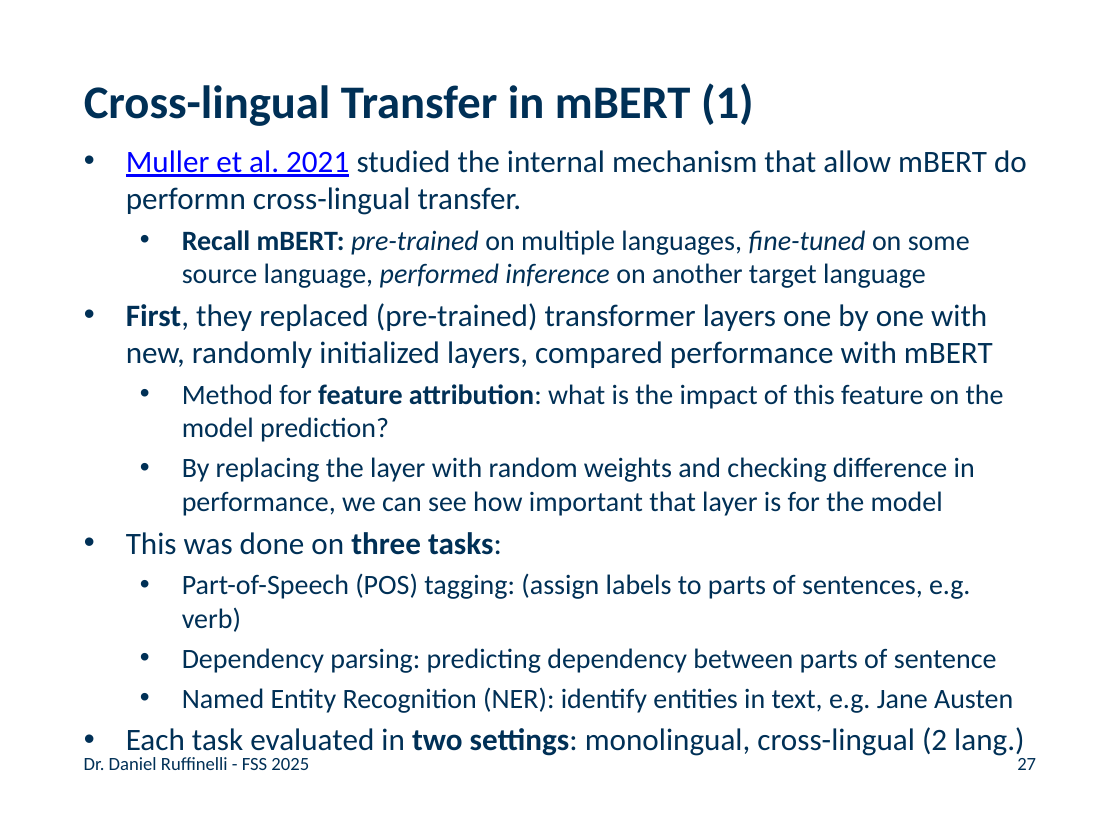
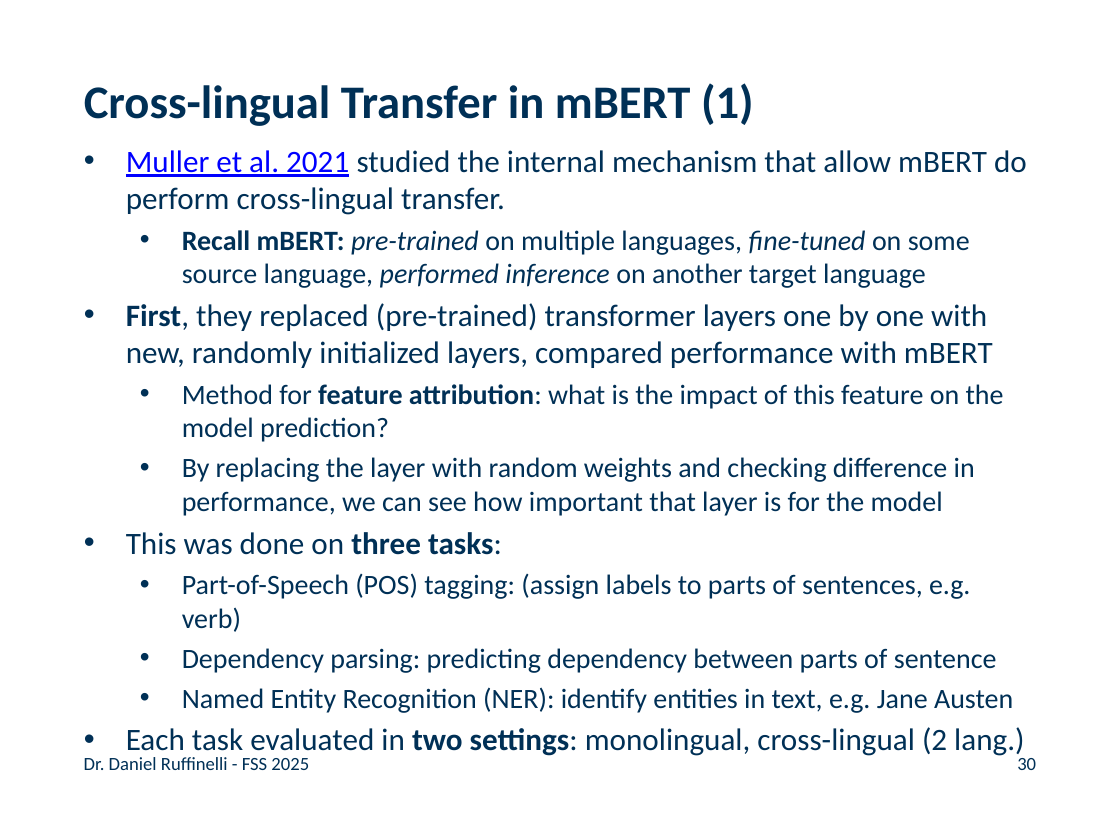
Before and after one commit to rufex2001/teaching_llms, a slide deck: slide 30 of lectures/09_multilingual_nlp/09_multilingual_nlp.pptx (slide 27 before the commit). Drawn at 1120x840 pixels with LibreOffice and Linux fonts; fonts in the diff are those of the drawing; background and template pictures are left out. Boxes give left, top, right and bottom in pixels: in the first picture for what was removed or moved away, otherwise in the second. Text is boxed around its words. In the diff, an @@ line names an element or a change of style, - is before the commit and + after.

```diff
--- a/lectures/09_multilingual_nlp/09_multilingual_nlp.pptx
+++ b/lectures/09_multilingual_nlp/09_multilingual_nlp.pptx
@@ text at <box>126,150,1027,215</box>: text changed @@
-• Muller et al. 2021 studied the internal mechanism that allow mBERT do performn cross-lingual transfer.
+• Muller et al. 2021 studied the internal mechanism that allow mBERT do perform cross-lingual transfer.
@@ page number at <box>1017,758,1036,770</box>: text changed @@
-27
+30
```
Also in this commit, not shown: 10 other slides changed, 4 slides added, 13 other files.
